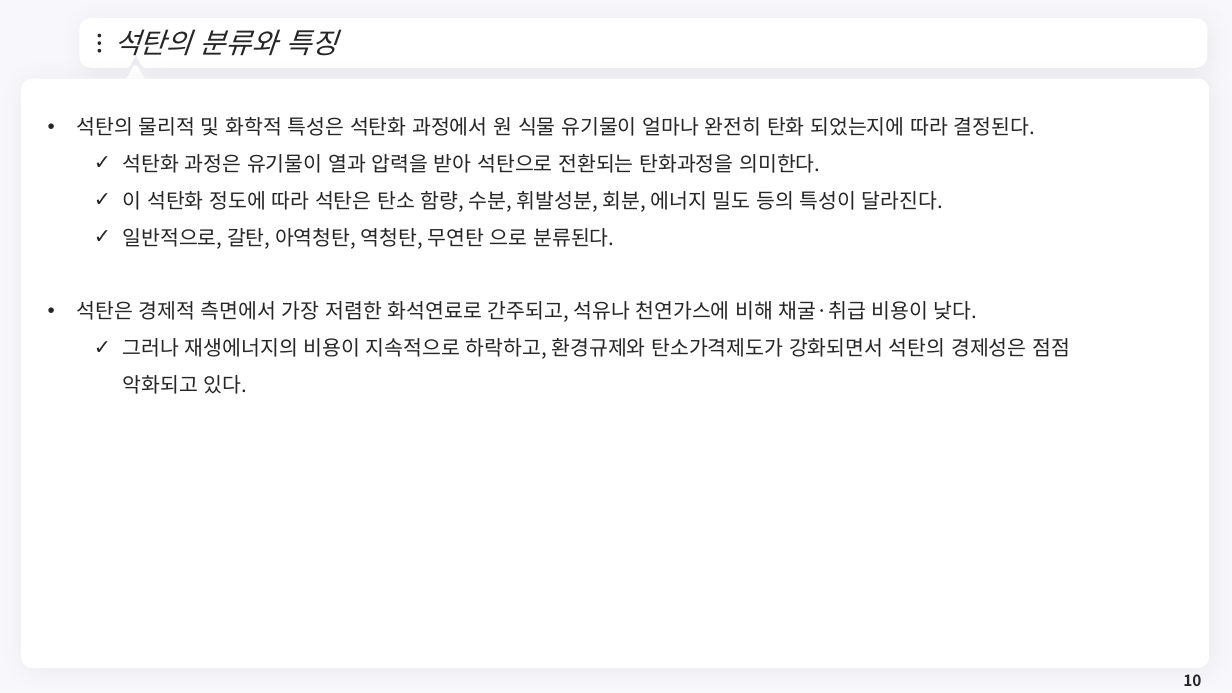
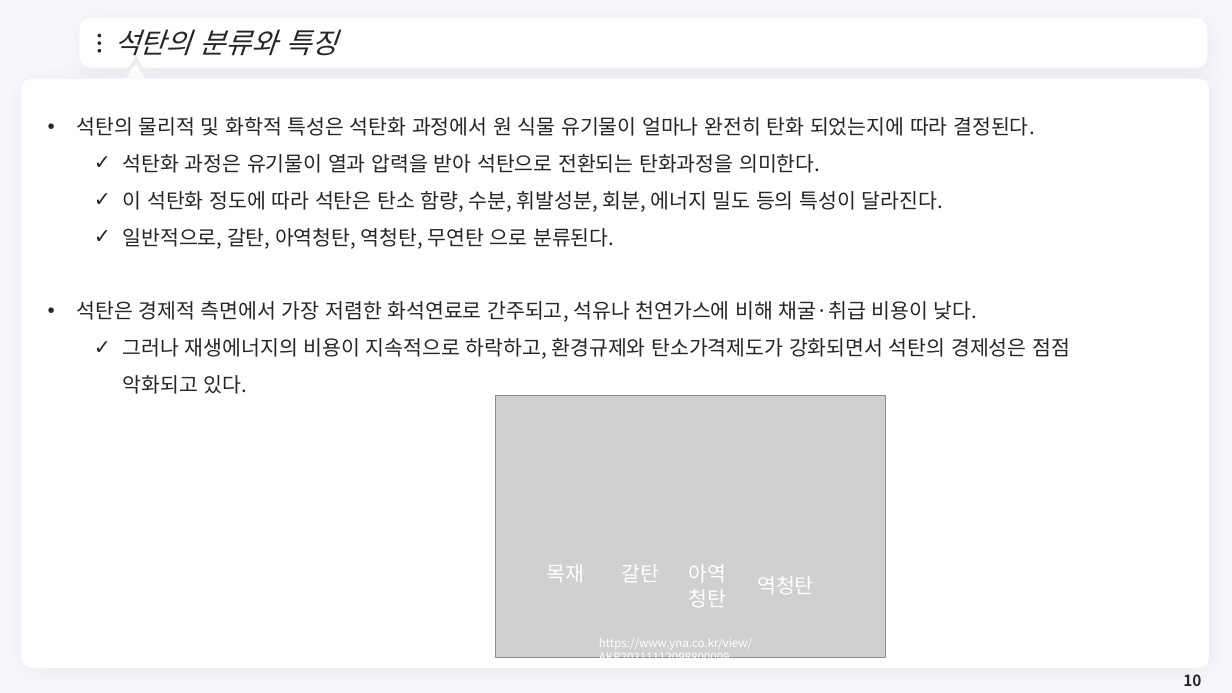
Before and after one commit to meandthey/Teaching, a slide deck: slide 10 of 에너지경제학/자원에너지경제학_Chapter_5 (석탄).pptx. Drawn at 1232x693 pixels with LibreOffice and Linux fonts; fonts in the diff are those of the drawing; grey boxes stand for pictures; background and template pictures are left out. Boxes give left, top, right and bottom in pixels: in the first picture for what was removed or moved away, otherwise in the second. Text is boxed around its words. In the diff, an @@ line names an element or a change of style, - is before the commit and + after.

```diff
--- a/에너지경제학/자원에너지경제학_Chapter_5 (석탄).pptx
+++ b/에너지경제학/자원에너지경제학_Chapter_5 (석탄).pptx
@@ picture added at [495,396,886,657] @@
@@ text added at [547,565,585,582], 16 pt, text #FFFFFF @@
+목재
@@ text added at [622,564,660,582], 16 pt, text #FFFFFF @@
+갈탄
@@ text added at [688,564,726,607], 16 pt, text #FFFFFF @@
+아역청탄
@@ text added at [757,576,814,594], 16 pt, text #FFFFFF @@
+역청탄
@@ text added at [599,638,752,658], 9 pt, text #FFFFFF @@
+https://www.yna.co.kr/view/AKR20211112098800009
```
Also in this commit, not shown: 4 other slides changed, 3 slides added, 1 slide removed, 4 other files.
